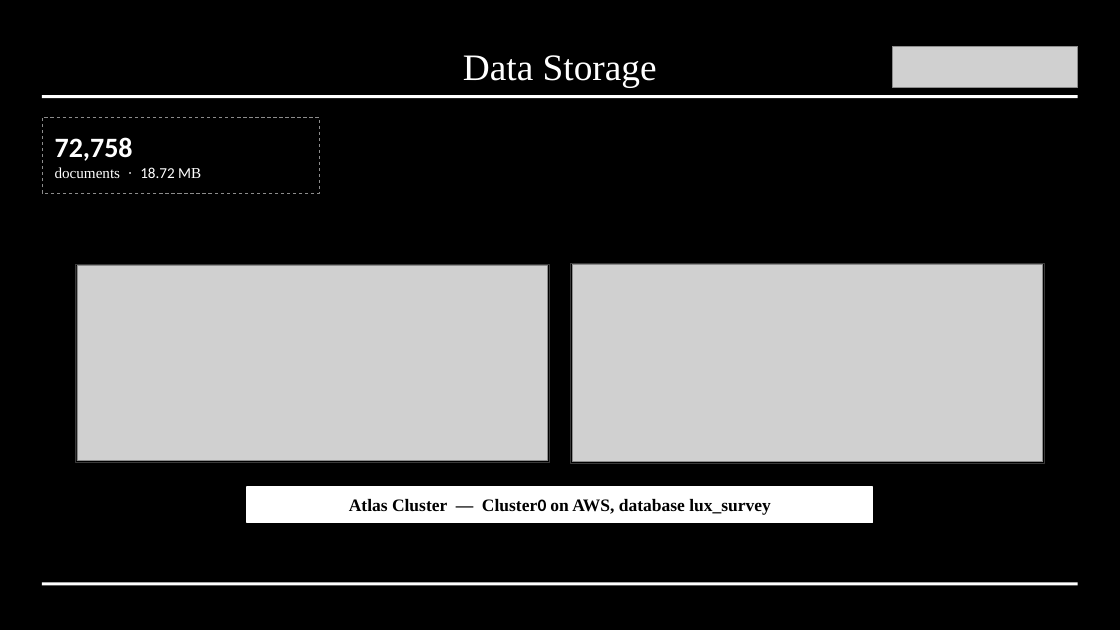
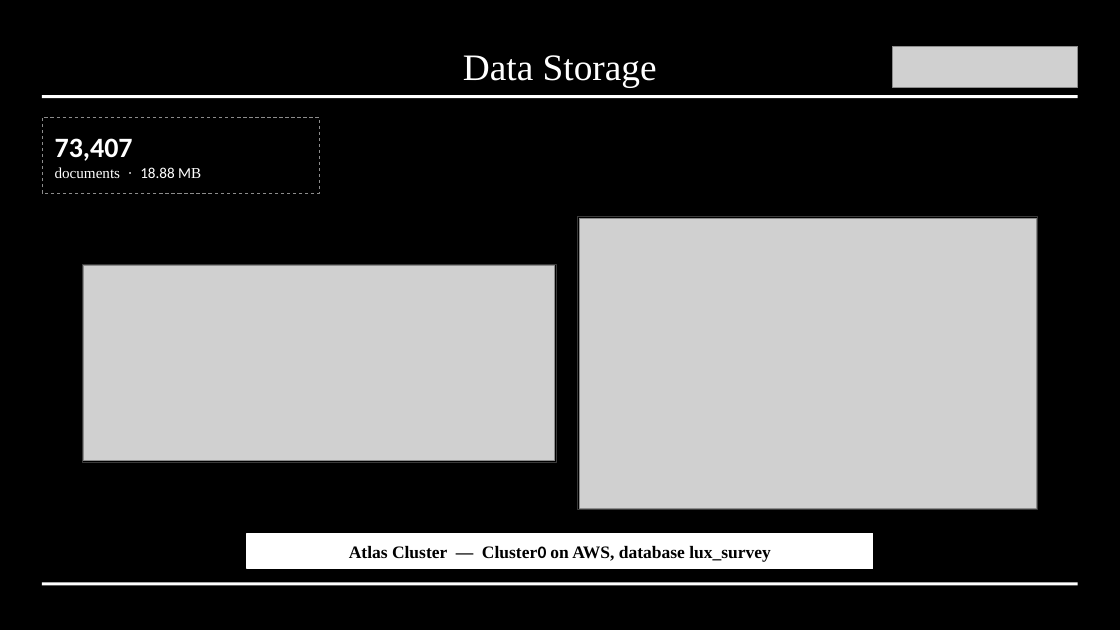
Before and after one commit to shourjomajumder/tamu-lux-survey, a slide deck: slide 1 of docs/slides/Lux_MongoDB.pptx. Drawn at 1120x630 pixels with LibreOffice and Linux fonts; fonts in the diff are those of the drawing; grey boxes stand for pictures. Boxes give left, top, right and bottom in pixels: in the first picture for what was removed or moved away, otherwise in the second. Text is boxed around its words. In the diff, an @@ line names an element or a change of style, - is before the commit and + after.

```diff
--- a/docs/slides/Lux_MongoDB.pptx
+++ b/docs/slides/Lux_MongoDB.pptx
@@ text at <box>55,138,201,178</box>: text changed @@
-72,758
-documents · 18.72 MB
+73,407
+documents · 18.88 MB
@@ rectangle: place and size @@
-rectangle at <box>571,263,1045,464</box>
+rectangle at <box>578,217,1038,510</box>
@@ picture: place and size @@
-picture at <box>573,265,1044,462</box>
+picture at <box>580,218,1036,508</box>
@@ rectangle: place and size @@
-rectangle at <box>76,264,549,462</box>
+rectangle at <box>82,264,556,463</box>
@@ picture: place and size @@
-picture at <box>77,266,548,460</box>
+picture at <box>84,266,555,461</box>
@@ text "Atlas Cluster — Cluster0 on ...": place and size @@
-text "Atlas Cluster — Cluster0 on ..." at <box>349,499,771,515</box>
+text "Atlas Cluster — Cluster0 on ..." at <box>349,546,771,561</box>
@@ rectangle: place and size @@
-rectangle at <box>247,487,873,523</box>
+rectangle at <box>247,534,873,569</box>
```
Also in this commit, not shown: 2 other slides changed, 5 other files.
